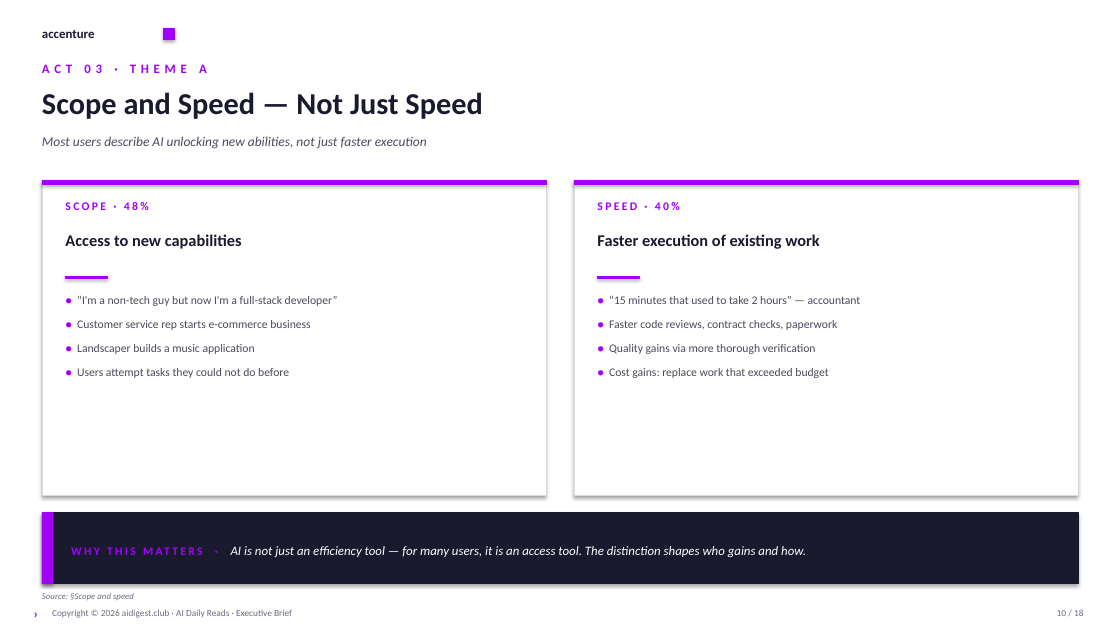
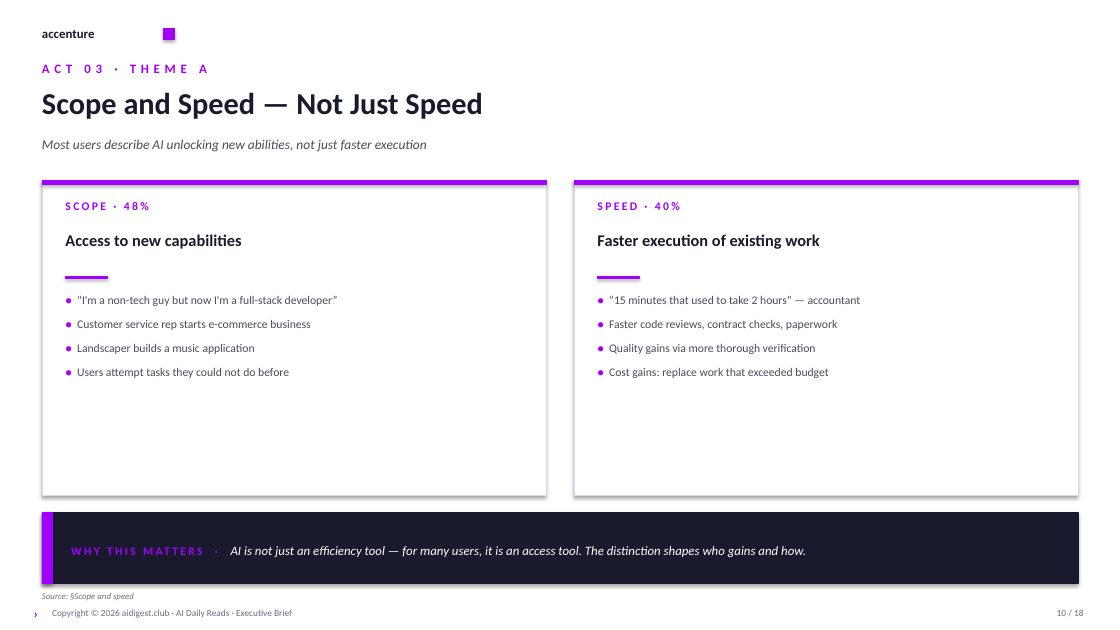
Before and after one commit to dongbocui-maker/ai-daily, a slide deck: slide 10 of public/decks/anthropic-81k-economics.pptx. Drawn at 1120x630 pixels with LibreOffice and Linux fonts; fonts in the diff are those of the drawing. Boxes give left, top, right and bottom in pixels: in the first picture for what was removed or moved away, otherwise in the second. Text is boxed around its words. In the diff, an @@ line names an element or a change of style, - is before the commit and + after.

```diff
--- a/public/decks/anthropic-81k-economics.pptx
+++ b/public/decks/anthropic-81k-economics.pptx
@@ text "Most users describe AI unlocking ..." at (42, 139, 427, 152): line spacing 1 to 1.2 @@
```
Also in this commit, not shown: 12 other slides changed, 6 other files.
